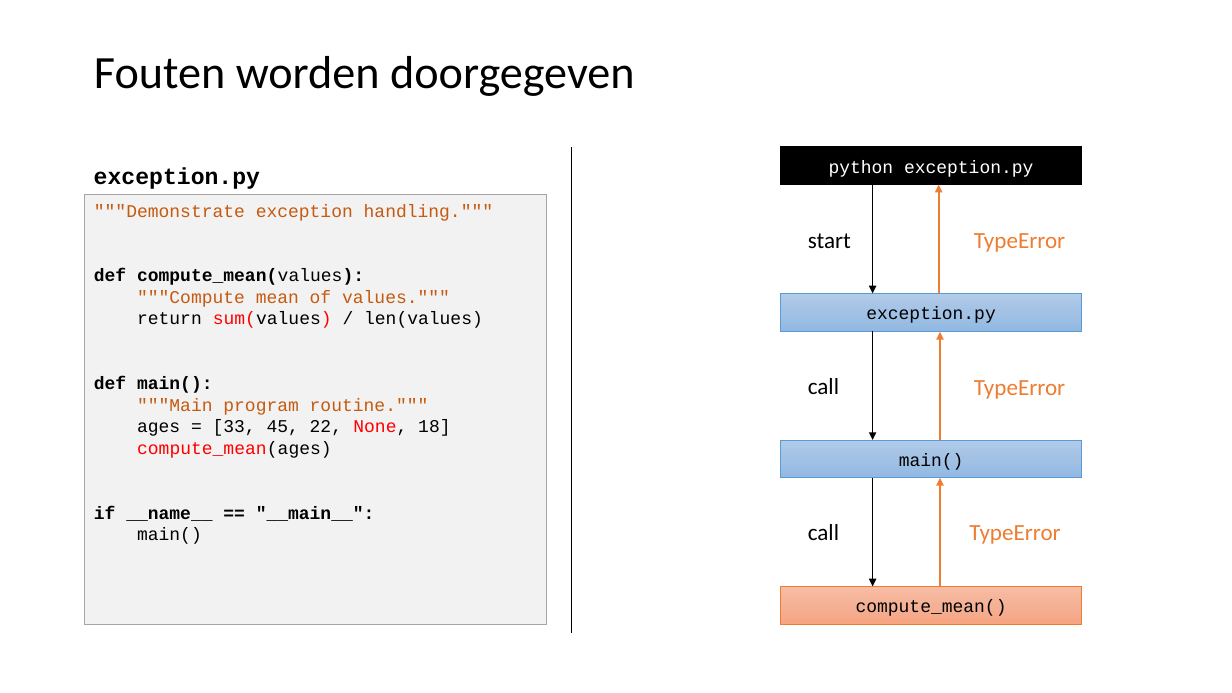
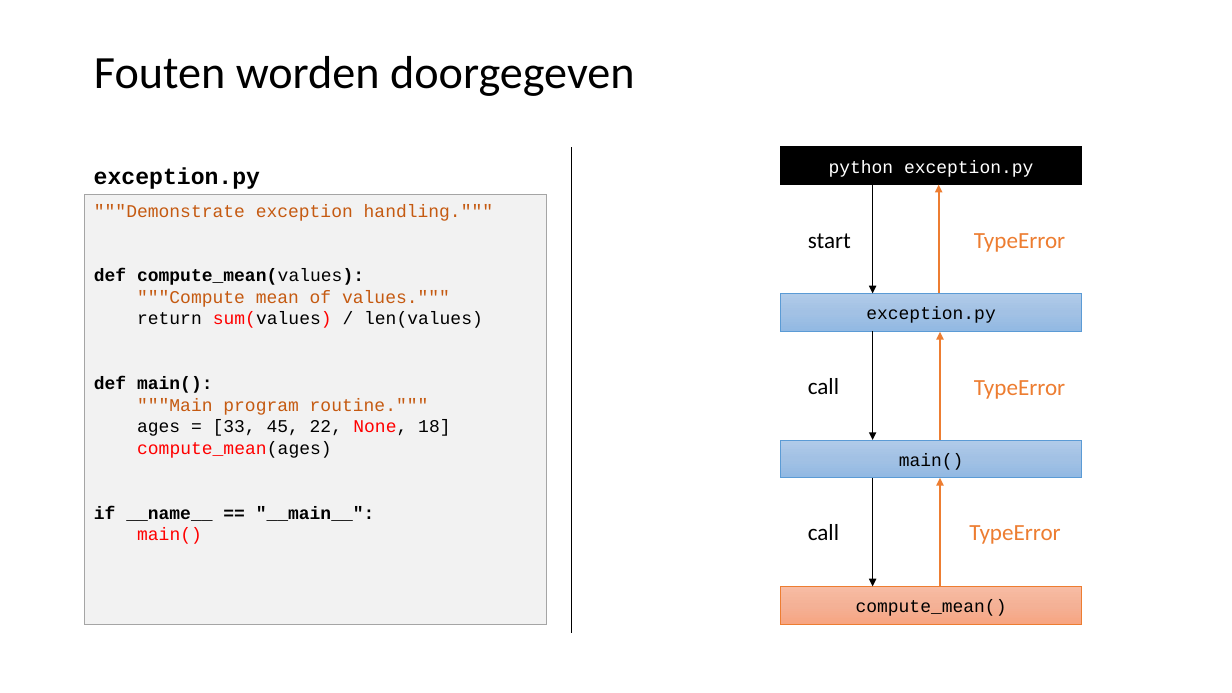
Before and after one commit to LFKoning/knowledge-sharing, a slide deck: slide 39 of python_course/2_production_code/python_cursus_2.pptx (slide 40 before the commit). Drawn at 1232x693 pixels with LibreOffice and Linux fonts; fonts in the diff are those of the drawing. Boxes give left, top, right and bottom in pixels: in the first picture for what was removed or moved away, otherwise in the second. Text is boxed around its words. In the diff, an @@ line names an element or a change of style, - is before the commit and + after.

```diff
--- a/python_course/2_production_code/python_cursus_2.pptx
+++ b/python_course/2_production_code/python_cursus_2.pptx
@@ text at box(137, 528, 202, 544): text colour #000000 to #FF0000 in "main()" @@
```
Also in this commit, not shown: 6 other slides changed.
